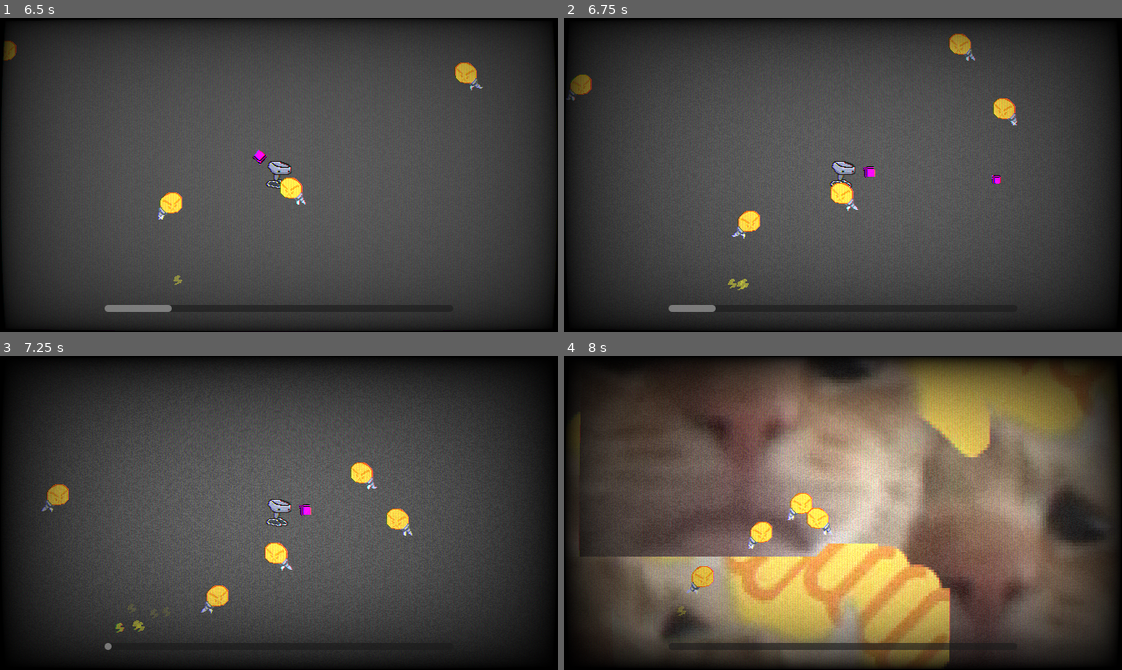
Above: before the commit, frames 1-4 (two rows, left to right).
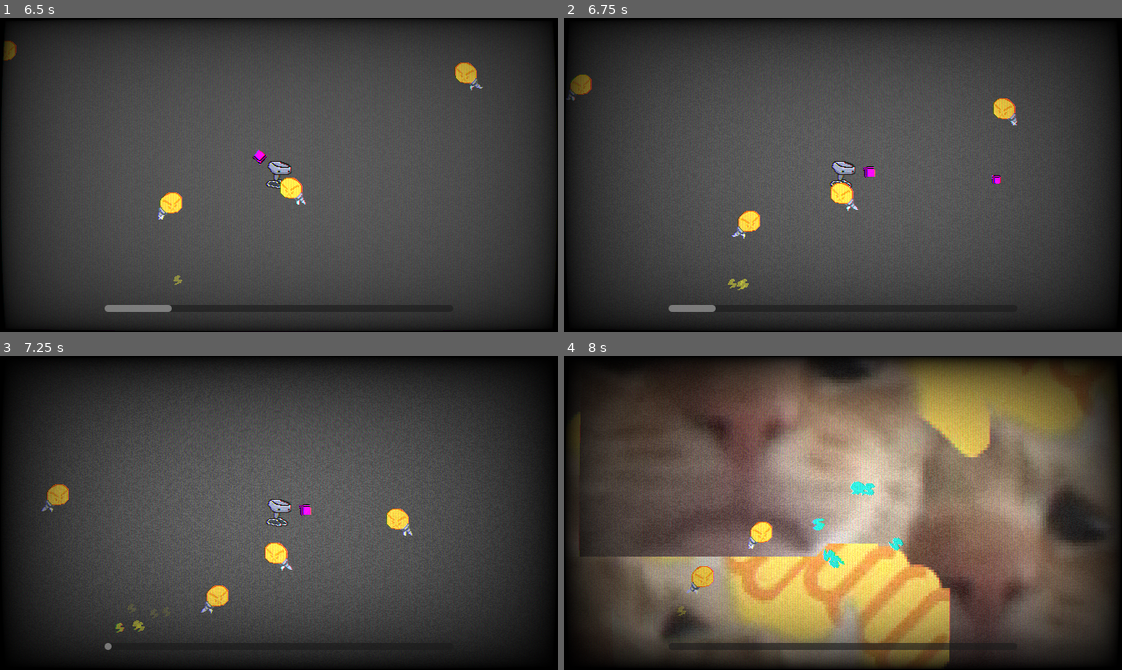
Above: after the commit, the same moments.

Repository: kinghos/GMTK-Game-Jam-2026
Game: Godot game, scene res://scenes/level/level.tscn
Same seed, same stepped clock (60 frames per second), same inputs: the game is played once before the commit and once after it.
Inputs (mouse positions are in pixels of both pictures, inside the frame that each line leads up to):
- Up to frame 1 (6.5 s): tap Enter at 0.5, 3.5 s; move the mouse to (401, 159) at 0.52 s; press the mouse at (401, 159) at 0.53 s; hold D (Right) 0.53-1.28 s; move the mouse to (167, 190) at 1.27 s; release the mouse at (167, 190) at 1.28 s; hold S (Down) 1.28-2.03 s; tap Shift (Sprint) every 1.5 s from 1.35 to 5.85 s; tap Space at 2, 5 s; move the mouse to (334, 105) at 2.02 s; press the mouse at (334, 105) at 2.03 s; hold D (Right) 2.03-2.78 s; move the mouse to (251, 237) at 2.77 s; release the mouse at (251, 237) at 2.78 s; hold W (Up) 2.78-3.53 s; move the mouse to (446, 222) at 3.52 s; press the mouse at (446, 222) at 3.53 s; hold A (Left) 3.53-5.03 s; move the mouse to (111, 127) at 4.27 s; release the mouse at (111, 127) at 4.28 s; move the mouse to (306, 175) at 5.02 s; press the mouse at (306, 175) at 5.03 s; hold S (Down) 5.03-5.78 s; move the mouse to (195, 96) at 5.77 s; release the mouse at (195, 96) at 5.78 s; hold D (Right) from 5.78 s (still down)
- Up to frame 2 (6.75 s): move the mouse to (965, 159) at 6.52 s; release D (Right) at 6.53 s; press the mouse at (965, 159) at 6.53 s; hold W (Up) from 6.53 s (still down)
- Up to frame 3 (7.25 s): keep holding W (Up)
- Up to frame 4 (8 s): move the mouse to (731, 528) at 7.27 s; release W (Up) at 7.28 s; release the mouse at (731, 528) at 7.28 s; hold D (Right) from 7.28 s (still down); tap Shift (Sprint) at 7.35 s

Frame 1 is identical in both runs. In frame 2, 0.3% of the frame differs, in the area x 68-74%, y 5-14%; in frame 3, 0.3%; in frame 4, 0.9%, in the area x 40-61%, y 40-68%.

Commit message:
refactor to enemy damage

Diff:
--- a/scenes/enemies/base_enemy.gd
+++ b/scenes/enemies/base_enemy.gd
@@ -36,5 +36,5 @@
 		queue_free()
 
 
-func take_damage():
-	hp = move_toward(hp, 0, damage)
+func take_damage(bullet_damage):
+	hp = move_toward(hp, 0, bullet_damage)
--- a/scenes/enemies/base_enemy.tscn
+++ b/scenes/enemies/base_enemy.tscn
@@ -95,7 +95,7 @@
 [node name="BaseEnemy" type="CharacterBody2D" unique_id=1193687902 groups=["Enemies"]]
 z_index = 1
 collision_layer = 2
-collision_mask = 60
+collision_mask = 62
 motion_mode = 1
 script = ExtResource("1_qf3h2")
 
--- a/scenes/player/bullet.gd
+++ b/scenes/player/bullet.gd
@@ -2,6 +2,7 @@
 class_name Bullet
 
 @export var speed: int = 800.0
+var bullet_damage: int = 50
 
 var direction = Vector2.ZERO
 
@@ -11,5 +12,5 @@
 
 func _on_body_entered(body: Node2D) -> void:
 	if body is Enemy:
-		body.take_damage()
+		body.take_damage(bullet_damage)
 		queue_free()
